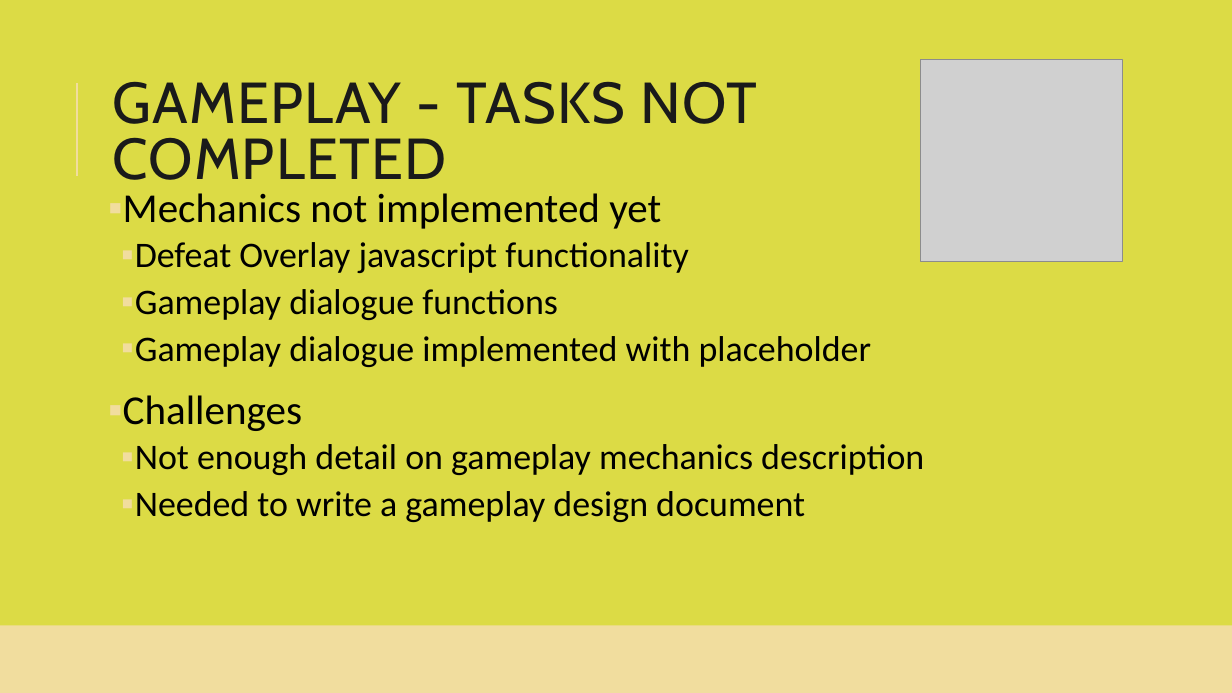
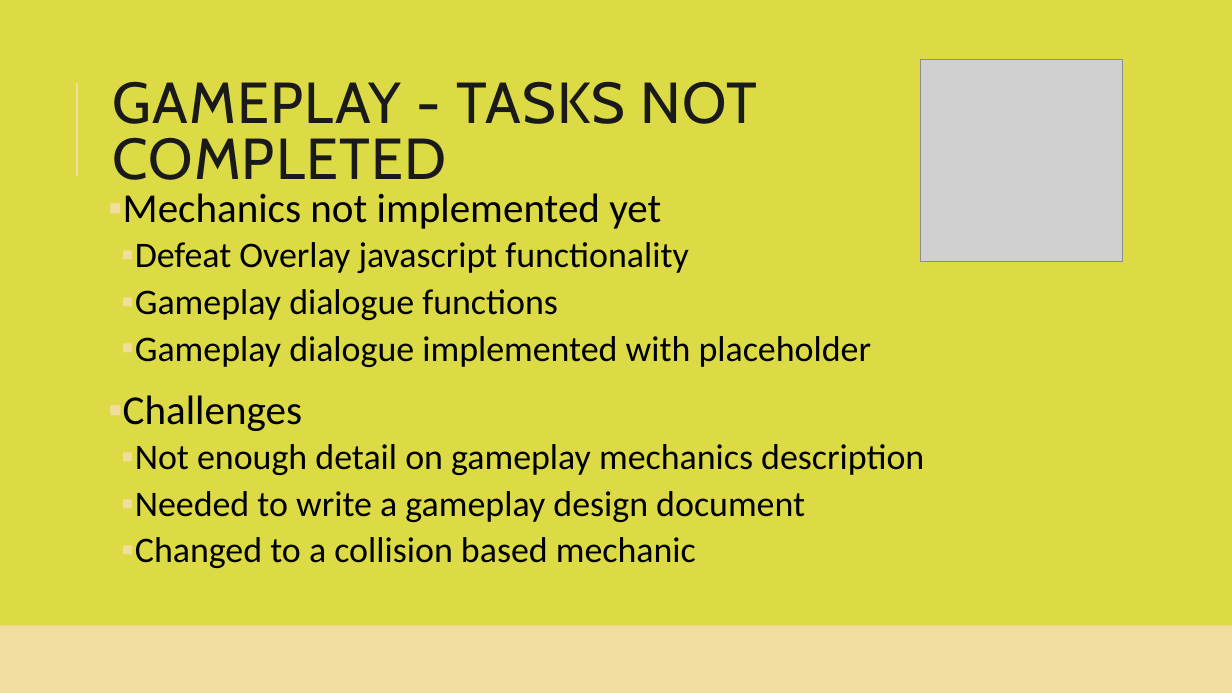
Before and after one commit to smiyaoka/forkPotatoDOC, a slide deck: slide 7 of ForkandPotatoSprint1.pptx. Drawn at 1232x693 pixels with LibreOffice and Linux fonts; fonts in the diff are those of the drawing; grey boxes stand for pictures. Boxes give left, top, right and bottom in pixels: in the first picture for what was removed or moved away, otherwise in the second. Text is boxed around its words. In the diff, an @@ line names an element or a change of style, - is before the commit and + after.

```diff
--- a/ForkandPotatoSprint1.pptx
+++ b/ForkandPotatoSprint1.pptx
@@ text at (x1=135, y1=537, x2=696, y2=568): paragraph added @@
+  ▪ Changed to a collision based mechanic
```
Also in this commit, not shown: 1 other slide changed.
